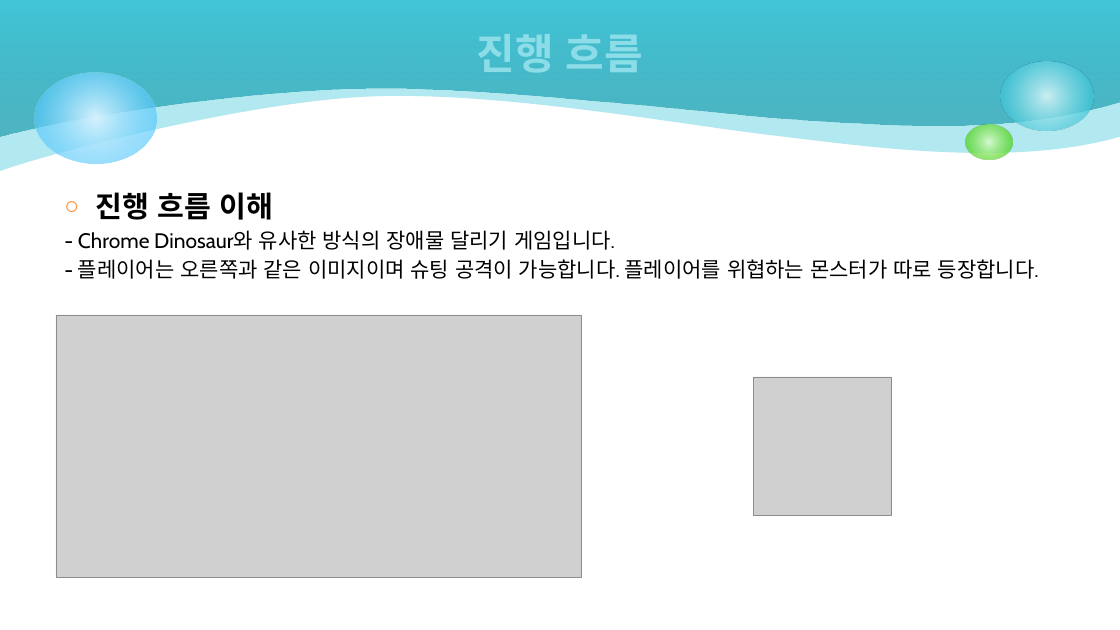
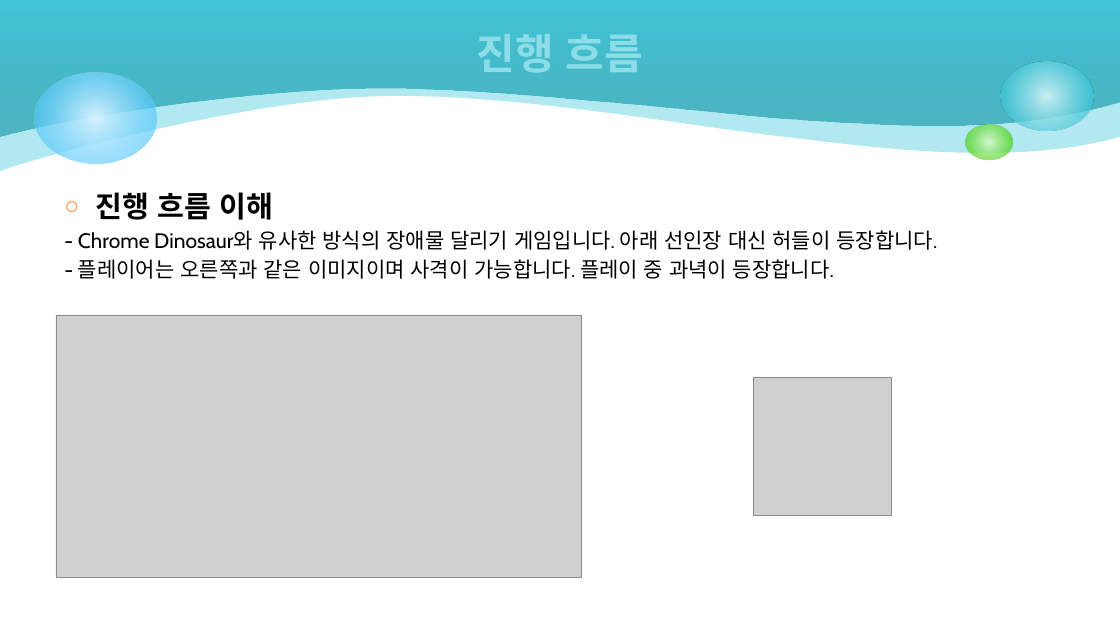
Before and after one commit to kkanghyun/2DGP_Project, a slide deck: slide 4 of 2D 게임프로그래밍 1차 발표.pptx. Drawn at 1120x630 pixels with LibreOffice and Linux fonts; fonts in the diff are those of the drawing; grey boxes stand for pictures. Boxes give left, top, right and bottom in pixels: in the first picture for what was removed or moved away, otherwise in the second. Text is boxed around its words. In the diff, an @@ line names an element or a change of style, - is before the commit and + after.

```diff
--- a/2D 게임프로그래밍 1차 발표.pptx
+++ b/2D 게임프로그래밍 1차 발표.pptx
@@ text at box(78, 230, 937, 279): text changed @@
-- Chrome Dinosaur와 유사한 방식의 장애물 달리기 게임입니다.
-- 플레이어는 오른쪽과 같은 이미지이며 슈팅 공격이 가능합니다. 플레이어를 위협하는 몬스터가 따로 등장합니다.
+- Chrome Dinosaur와 유사한 방식의 장애물 달리기 게임입니다. 아래 선인장 대신 허들이 등장합니다.
+- 플레이어는 오른쪽과 같은 이미지이며 사격이 가능합니다. 플레이 중 과녁이 등장합니다.
```
Also in this commit, not shown: 6 other slides changed, 1 other file.
